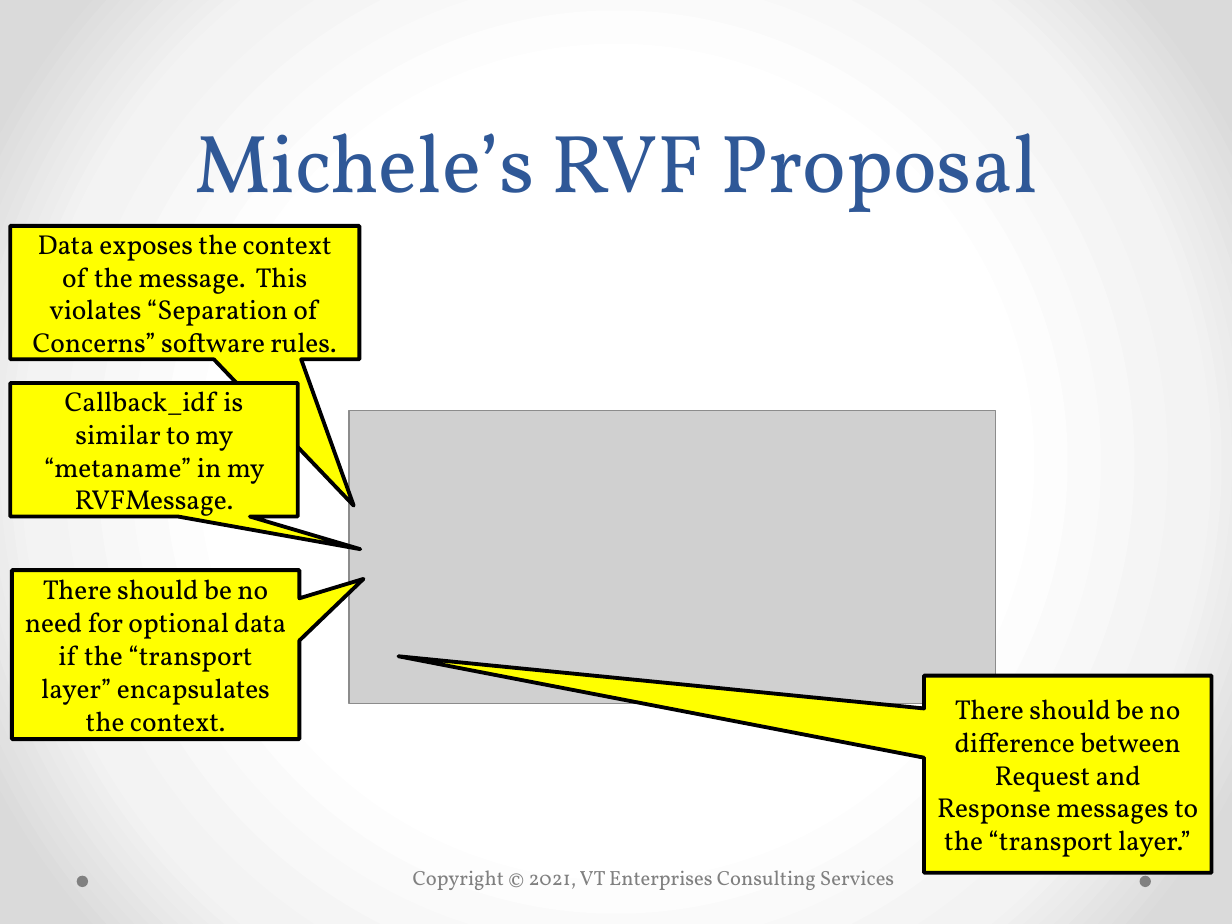
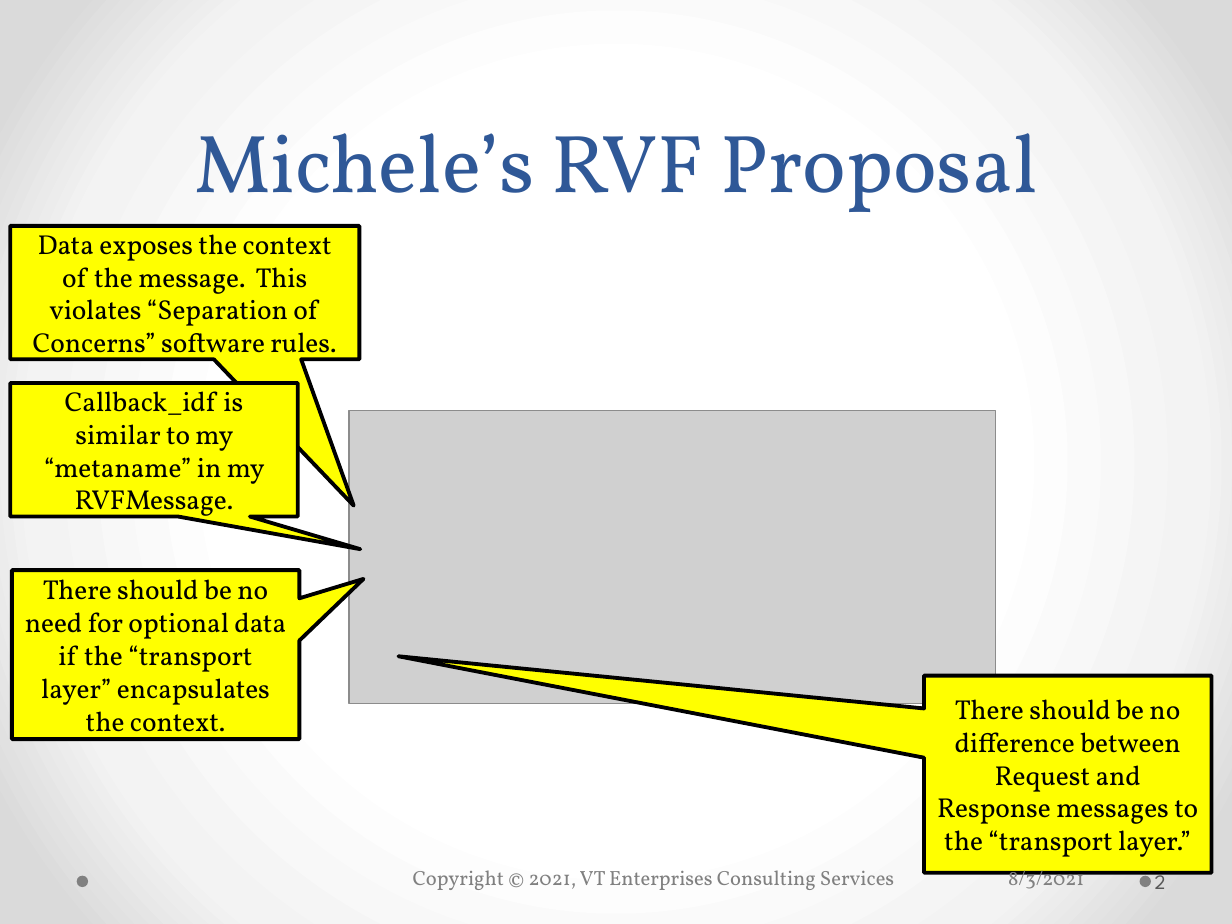
Before and after one commit to bradfordvt/P2654Model2, a slide deck: slide 2 of docs/MJBUnification20210720.pptx. Drawn at 1232x924 pixels with LibreOffice and Linux fonts; fonts in the diff are those of the drawing; grey boxes stand for pictures; background and template pictures are left out. Boxes give left, top, right and bottom in pixels: in the first picture for what was removed or moved away, otherwise in the second. Text is boxed around its words. In the diff, an @@ line names an element or a change of style, - is before the commit and + after.

```diff
--- a/docs/MJBUnification20210720.pptx
+++ b/docs/MJBUnification20210720.pptx
@@ text added at box(1008, 866, 1084, 889), 12 pt, text #808080 @@
+8/3/2021
@@ page number added at box(1155, 869, 1166, 889), 12 pt, text #595959 @@
+2
```
Also in this commit, not shown: 10 other slides changed, 6 slides added.
